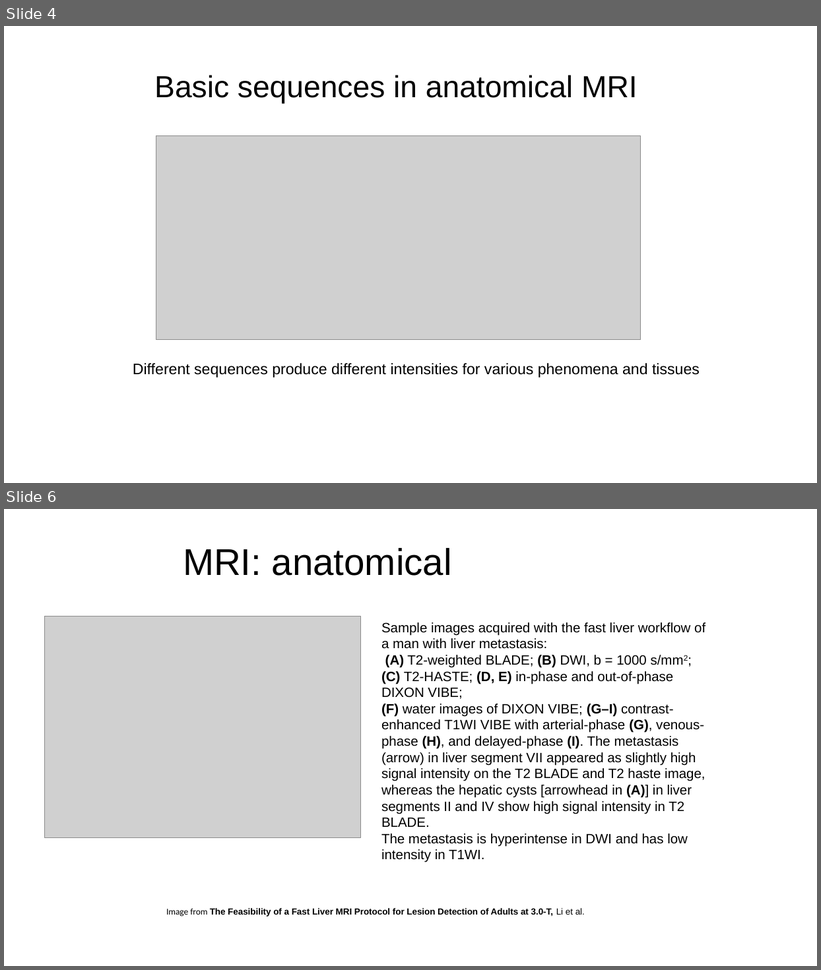
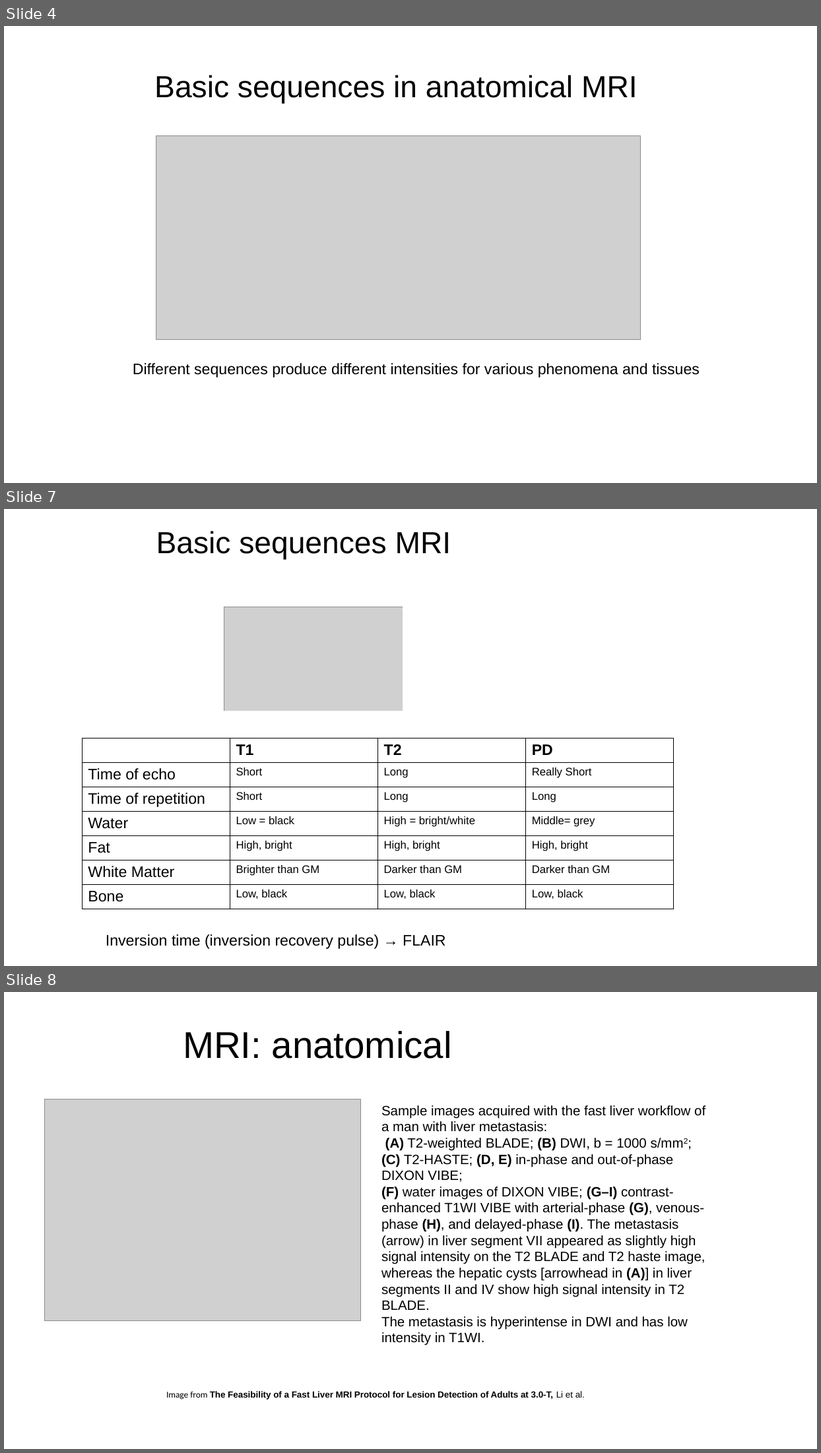
Before and after one commit to esciencecenter-digital-skills/medical-image-processing-materials, a slide deck: presentations/mri_lecture.pptx. Shown one above the other, each under a label of ours: slides 4 and 6 before the commit, slides 4, 7 and 8 after it; the slides between them are not shown. The pictures are 821x970 and 821x1453 pixels, drawn with LibreOffice and Linux fonts; fonts in the diff are those of the drawing; grey boxes stand for pictures; background and template pictures are left out. Boxes give left, top, right and bottom in pixels: in the first picture for what was removed or moved away, otherwise in the second. Text is boxed around its words. In the diff, an @@ line names an element or a change of style, - is before the commit and + after.

```diff
--- a/presentations/mri_lecture.pptx
+++ b/presentations/mri_lecture.pptx
@@ slide 7 added at <box>4,509,817,966</box>, background picture (left out) @@
@@ text added at <box>156,531,451,559</box>, 36 pt, text #000000 @@
+Basic sequences MRI
@@ picture added at <box>224,607,490,719</box> @@
@@ rectangle added at <box>403,604,490,729</box>, fill #FFFFFF, outline #FFFFFF 2 pt @@
@@ rectangle added at <box>217,712,413,737</box>, fill #FFFFFF, outline #FFFFFF 2 pt @@
@@ table added at <box>82,739,675,909</box>, 7 rows, 4 columns @@
+ | T1 | T2 | PD
+Time of echo | Short | Long | Really Short
+Time of repetition | Short | Long | Long
+Water | Low = black | High = bright/white | Middle= grey
+Fat | High, bright | High, bright | High, bright
+White Matter | Brighter than GM | Darker than GM | Darker than GM
+Bone | Low, black | Low, black | Low, black
@@ text added at <box>106,935,446,949</box>, 18 pt, text #000000 @@
+Inversion time (inversion recovery pulse) → FLAIR
@@ what was slide 6 is now slide 8 @@
```
Also in this commit, not shown: 1 slide changed, 1 other slide added.
